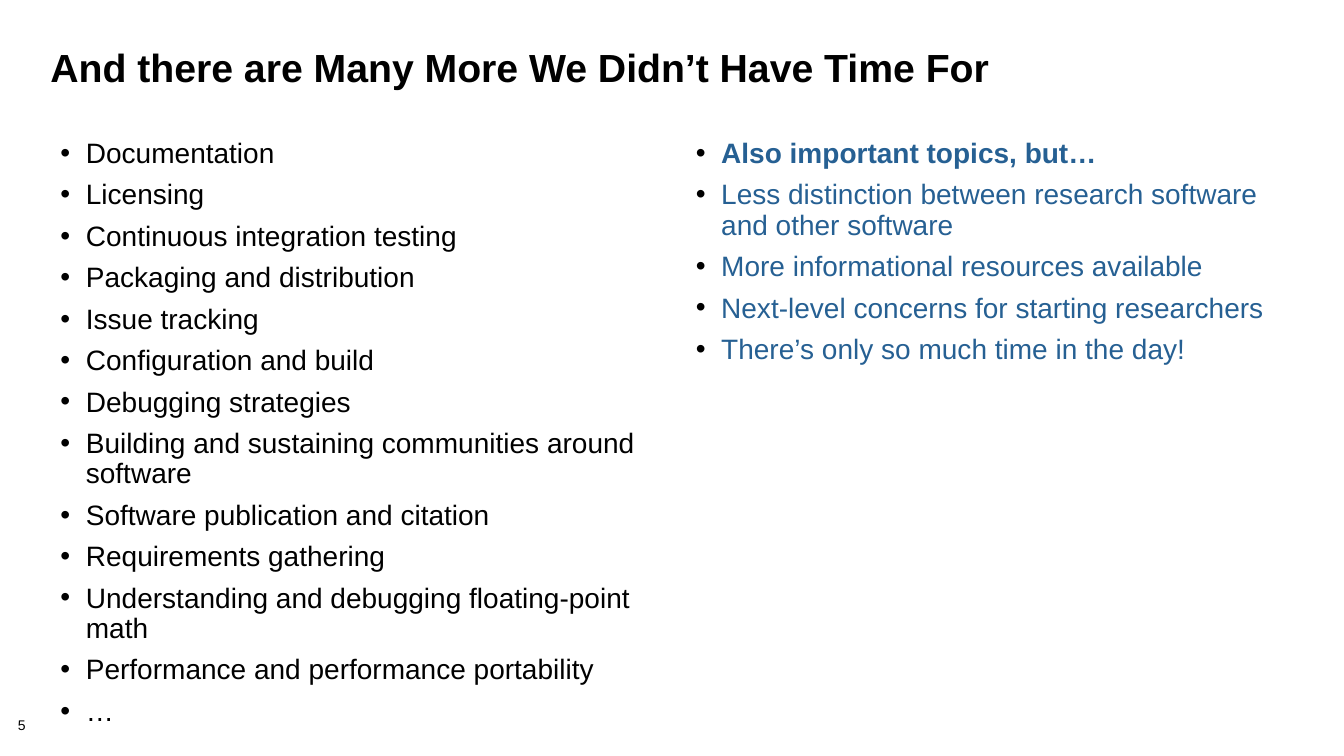
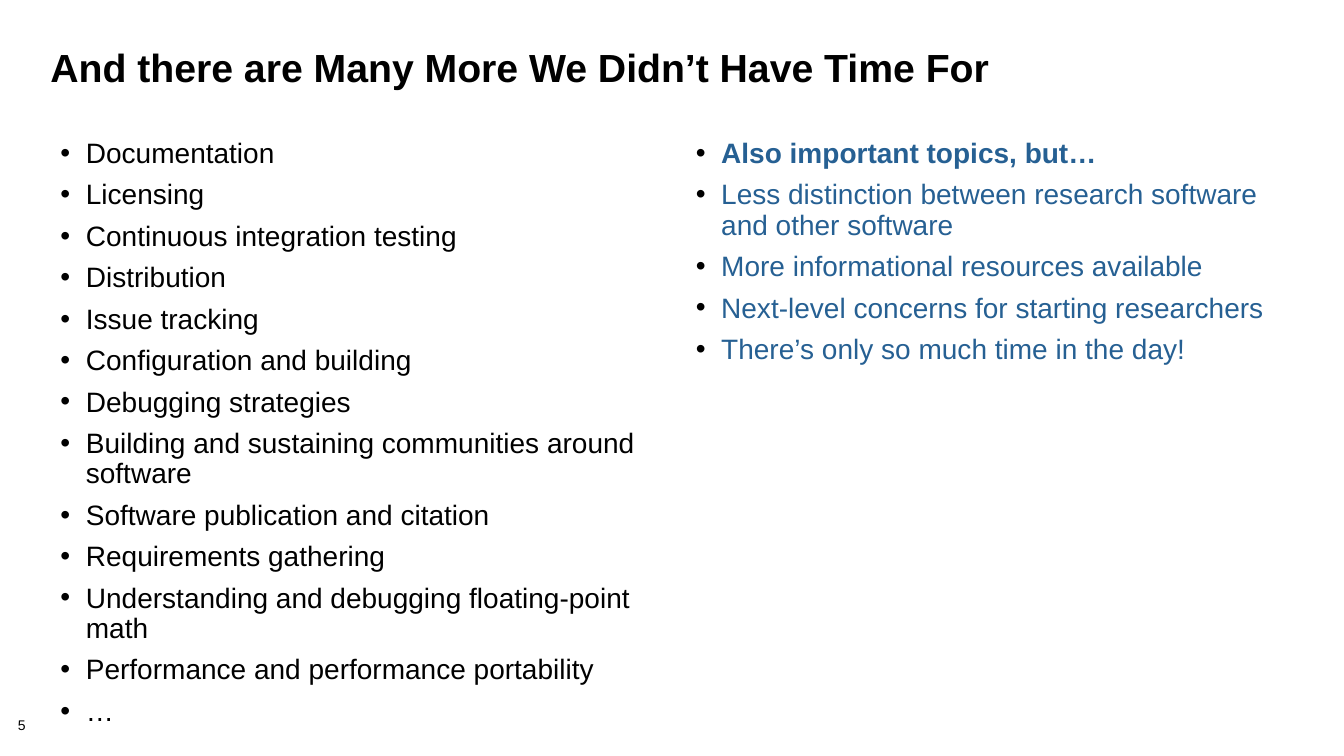
Before and after one commit to bssw-tutorial/presentations, a slide deck: slide 5 of summary.pptx. Drawn at 1344x756 pixels with LibreOffice and Linux fonts; fonts in the diff are those of the drawing; background and template pictures are left out. Boxes give left, top, right and bottom in pixels: in the first picture for what was removed or moved away, otherwise in the second. Text is boxed around its words. In the diff, an @@ line names an element or a change of style, - is before the commit and + after.

```diff
--- a/summary.pptx
+++ b/summary.pptx
@@ text at <box>86,266,226,288</box>: text changed @@
-• Packaging and distribution
+• Distribution
@@ text at <box>86,349,412,375</box>: text changed @@
-• Configuration and build
+• Configuration and building
```
Also in this commit, not shown: 3 other slides changed, 1 other file.
